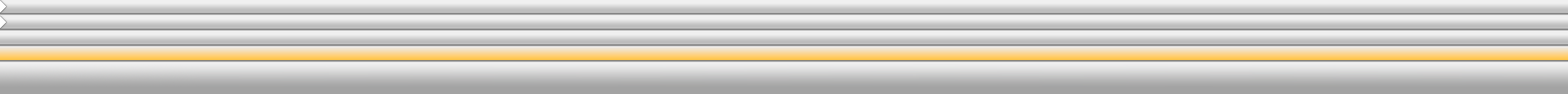
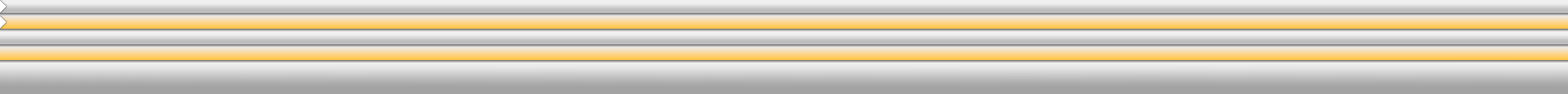
Revision of a layered 1568x94 image; what changed, layer by layer:
moved "Layer 1" above "Layer 3 copy 4" over [0, 15, 1568, 29]
painted on "Layer 5" over [0, 15, 1568, 63]
